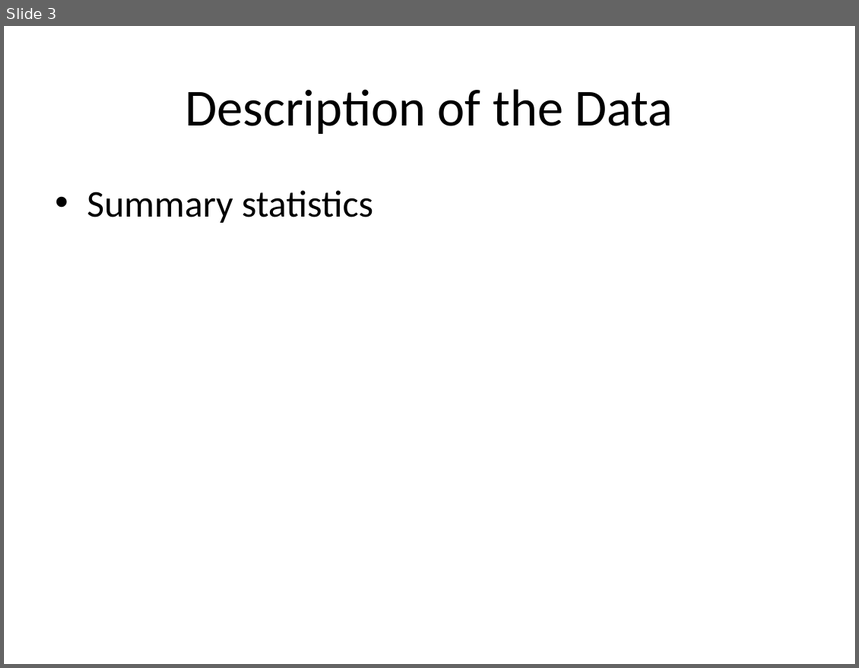
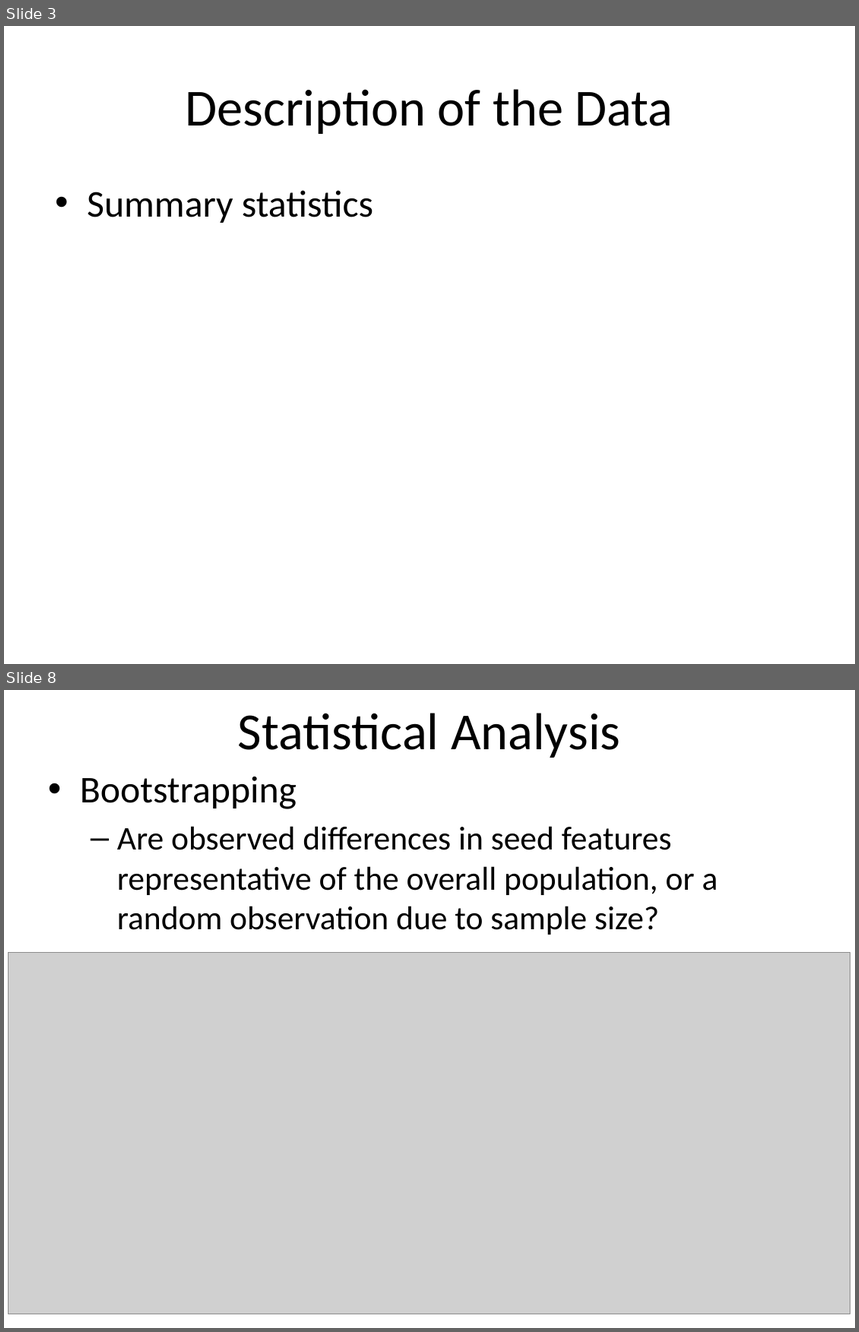
Before and after one commit to nanodoc2020/Springboard, a slide deck: Capstone-Project1/Documents/Data_Story_slides.pptx. Shown one above the other, each under a label of ours: slide 3 before the commit, slides 3 and 8 after it; the slides between them are not shown. The pictures are 859x668 and 859x1332 pixels, drawn with LibreOffice and Linux fonts; fonts in the diff are those of the drawing; grey boxes stand for pictures. Boxes give left, top, right and bottom in pixels: in the first picture for what was removed or moved away, otherwise in the second. Text is boxed around its words. In the diff, an @@ line names an element or a change of style, - is before the commit and + after.

```diff
--- a/Capstone-Project1/Documents/Data_Story_slides.pptx
+++ b/Capstone-Project1/Documents/Data_Story_slides.pptx
@@ slide 8 added at (x1=4, y1=690, x2=855, y2=1328), background #FFFFFF @@
@@ title added at (x1=238, y1=713, x2=621, y2=758), 44 pt, text #000000 @@
+Statistical Analysis
@@ text added at (x1=80, y1=776, x2=718, y2=935), 28 pt, text #000000 @@
+• Bootstrapping
+  – Are observed differences in seed features representative of the overall population, or a random observation due to sample size?
@@ picture added at (x1=9, y1=952, x2=850, y2=1314) @@
```
Also in this commit, not shown: 1 slide changed, 8 other slides added, 3 slides removed, 1 other file.
